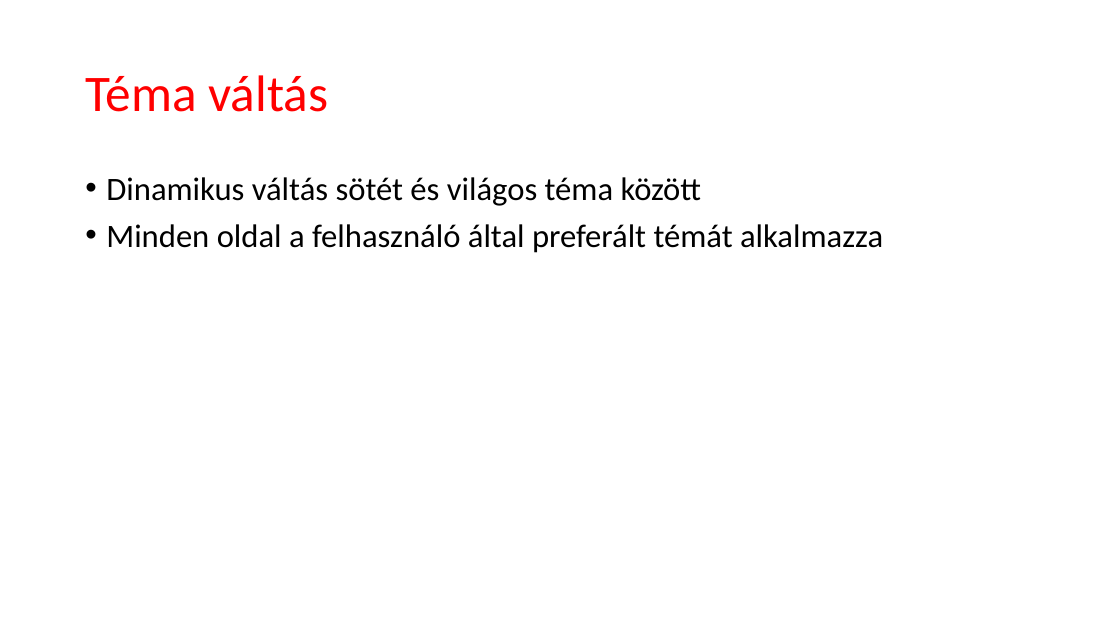
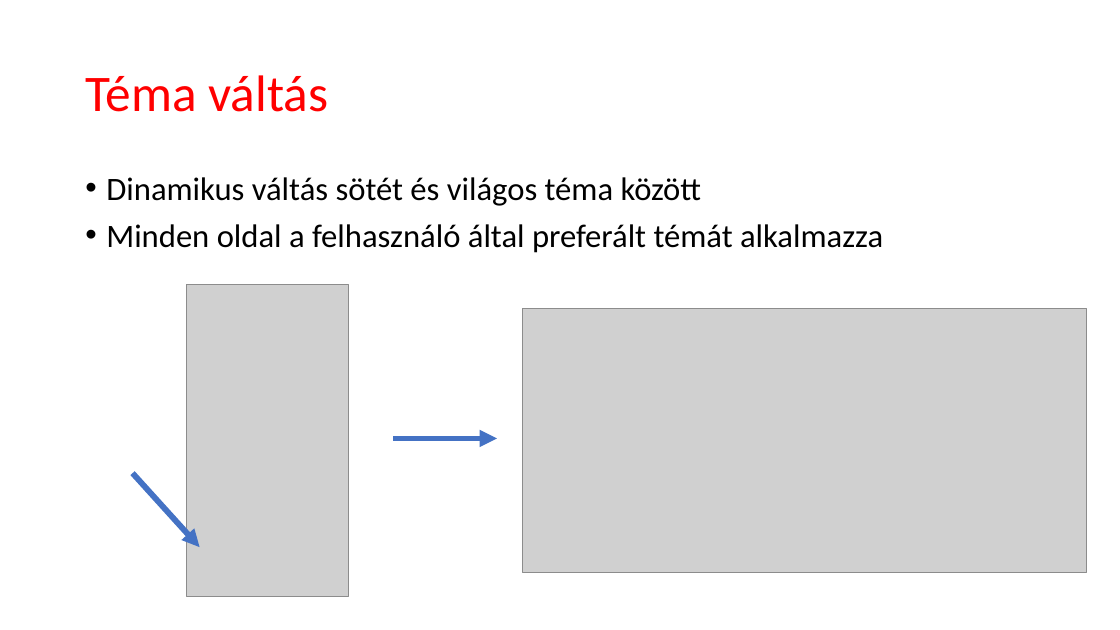
Before and after one commit to fedorbenjamin02/Vizsgaremek2024, a slide deck: slide 15 of Mellékletek/Prezentáció/Frissfutár_prezentáció.pptx. Drawn at 1120x630 pixels with LibreOffice and Linux fonts; fonts in the diff are those of the drawing; grey boxes stand for pictures. Boxes give left, top, right and bottom in pixels: in the first picture for what was removed or moved away, otherwise in the second. Text is boxed around its words. In the diff, an @@ line names an element or a change of style, - is before the commit and + after.

```diff
--- a/Mellékletek/Prezentáció/Frissfutár_prezentáció.pptx
+++ b/Mellékletek/Prezentáció/Frissfutár_prezentáció.pptx
@@ picture added at (x1=187, y1=284, x2=349, y2=597) @@
@@ picture added at (x1=523, y1=308, x2=1086, y2=572) @@
@@ arrow added from (393, 439) to (497, 439), #4472C4 5 pt @@
@@ arrow added from (133, 473) to (200, 547), #4472C4 5 pt @@
```
Also in this commit, not shown: 9 other slides changed, 1 slide removed.
